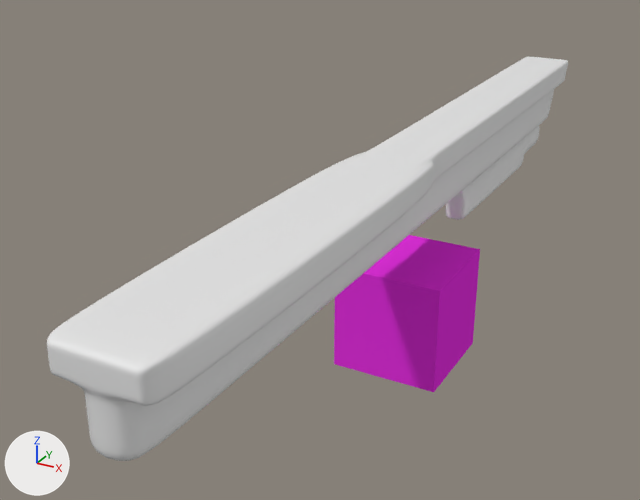
The Blender file blender-files/m240.blend, before and after one commit.
Before and after are seen from a camera (50 mm lens) standing at (2.06, -4.97, 2.77) and looking at (-0.54, -0.24, 0.4). Arrows for +X, +Y and +Z are at lower left; the lights stay in place.
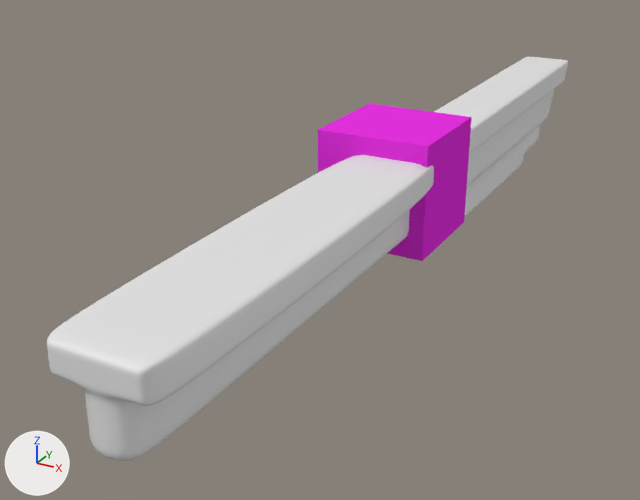
Boxes (x1, y1, x2, y2) around the edits, measured in the pictures (640 x 500 px):
'Cube.002', moved: before (334, 235, 480, 392); after (318, 103, 472, 261)

What the commit changed:
Object 'Cube.002' (ob_cube_002) moves from (0.0, 0.0, 0.0) to (-0.126, 0.0, 0.898).
